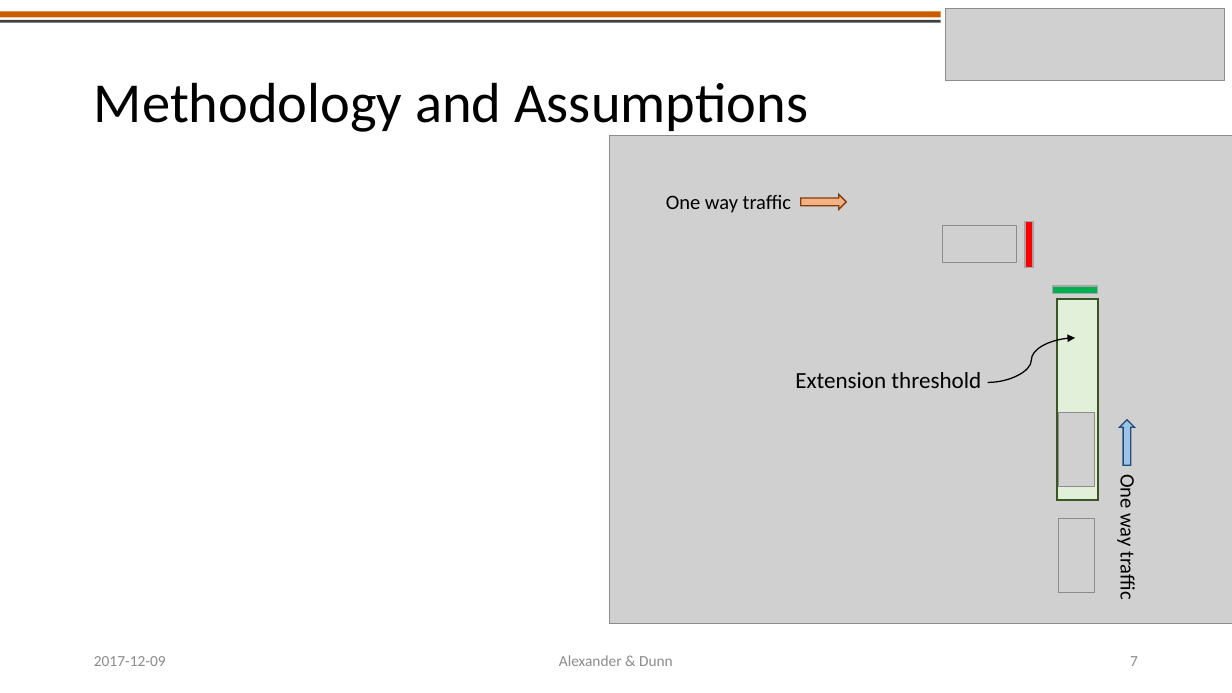
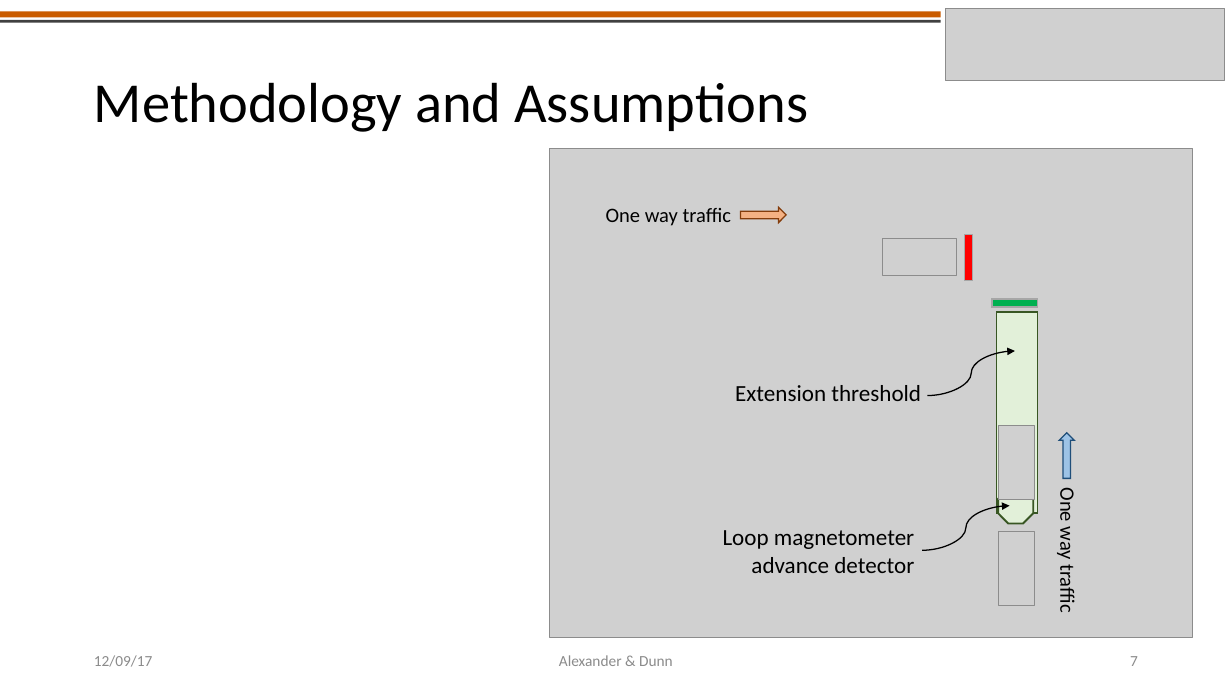
Before and after one commit to americalexander/mrFinishLine, a slide deck: slide 7 of CE391F_project_presentation_alexander_dunn.pptx. Drawn at 1232x693 pixels with LibreOffice and Linux fonts; fonts in the diff are those of the drawing; grey boxes stand for pictures. Boxes give left, top, right and bottom in pixels: in the first picture for what was removed or moved away, otherwise in the second. Text is boxed around its words. In the diff, an @@ line names an element or a change of style, - is before the commit and + after.

```diff
--- a/CE391F_project_presentation_alexander_dunn.pptx
+++ b/CE391F_project_presentation_alexander_dunn.pptx
@@ 1 picture, 1 up arrow, 1 rectangle moved together from (x1=801, y1=195, x2=1098, y2=295) to (x1=741, y1=207, x2=1038, y2=308) @@
@@ 3 pictures, 3 texts, 2 rectangles, 1 up arrow, 1 curved arrow moved together from (x1=610, y1=136, x2=1232, y2=625) to (x1=550, y1=149, x2=1193, y2=638) @@
@@ curved arrow added from (922, 551) to (1010, 506), #000000 1 pt @@
@@ octagon added at (x1=998, y1=489, x2=1033, y2=524), fill #E2F0D9, outline #385723 1.5 pt @@
@@ text added at (x1=723, y1=530, x2=914, y2=573), 18 pt, text #000000 @@
+Loop magnetometer advance detector
@@ text at (x1=94, y1=655, x2=153, y2=667): text changed @@
-2017-12-09
+12/09/17
```
Also in this commit, not shown: 9 other slides changed.
